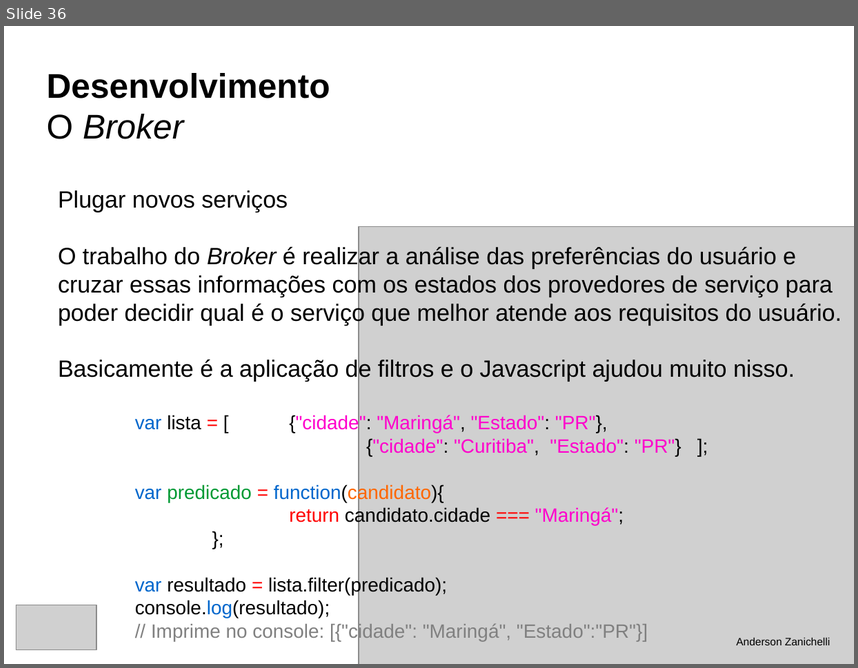
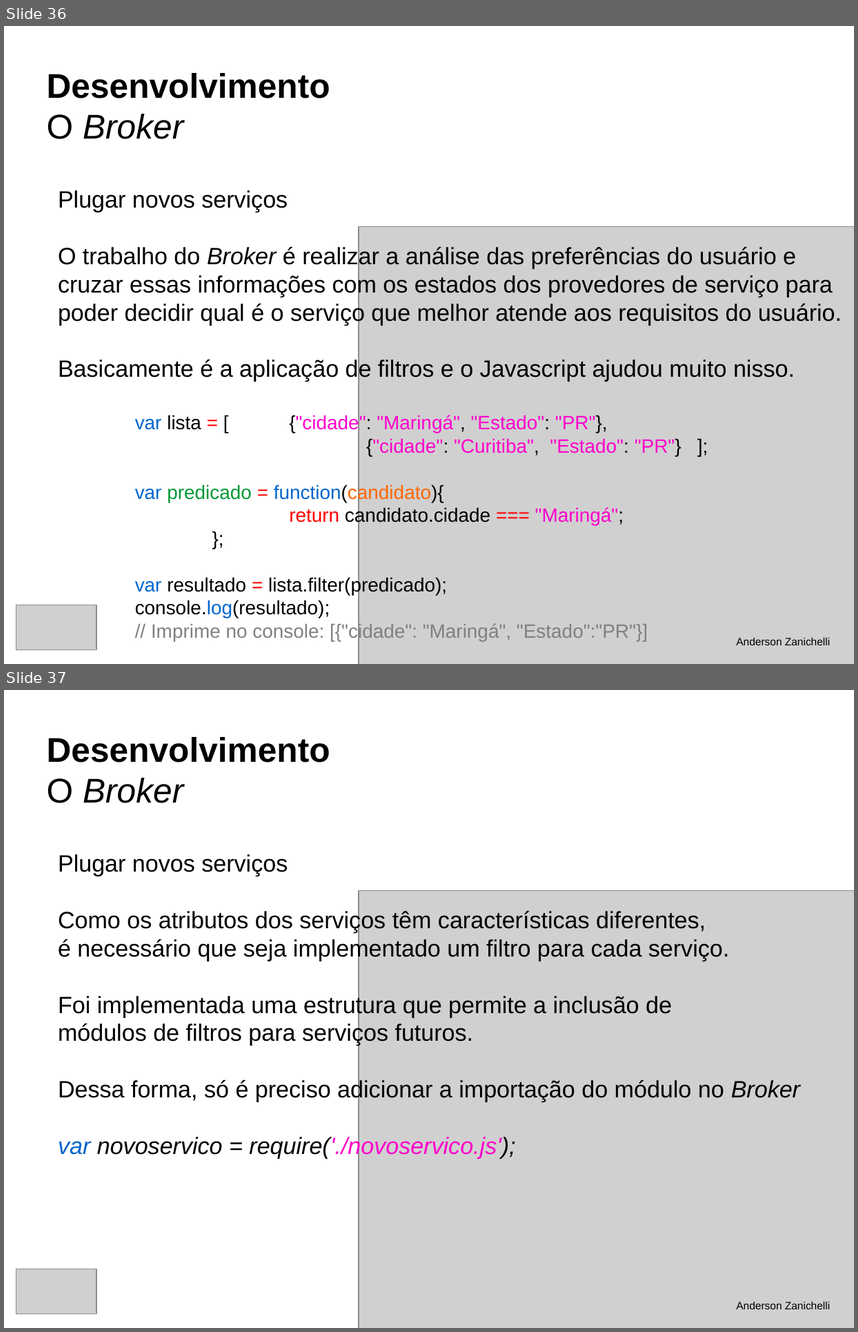
Before and after one commit to andersonzanichelli/tcc-informatica, a slide deck: defesa.odp. Shown one above the other, each under a label of ours: slide 36 before the commit, slides 36 and 37 after it. The pictures are 858x668 and 858x1332 pixels, drawn with LibreOffice and Linux fonts; fonts in the diff are those of the drawing; grey boxes stand for pictures. Boxes give left, top, right and bottom in pixels: in the first picture for what was removed or moved away, otherwise in the second. Text is boxed around its words. In the diff, an @@ line names an element or a change of style, - is before the commit and + after.

```diff
--- a/defesa.odp
+++ b/defesa.odp
@@ slide 37 added at (4, 690, 854, 1328), background #FFFFFF @@
@@ title added at (47, 737, 330, 803), 32 pt, text #000000, bold @@
+Desenvolvimento
+O Broker
@@ text added at (58, 854, 800, 1154), 22 pt, text #000000 @@
+Plugar novos serviços
+Como os atributos dos serviços têm características diferentes,
+é necessário que seja implementado um filtro para cada serviço.
+Foi implementada uma estrutura que permite a inclusão de
+módulos de filtros para serviços futuros.
+Dessa forma, só é preciso adicionar a importação do módulo no Broker
+var novoservico = require('./novoservico.js');
@@ picture added at (359, 891, 854, 1328) @@
@@ picture added at (16, 1268, 96, 1314) @@
@@ text added at (736, 1301, 830, 1309), 10 pt, text #000000 @@
+Anderson Zanichelli
```
Also in this commit, not shown: 2 slides changed, 7 other slides added, 1 slide removed, 5 other files.
